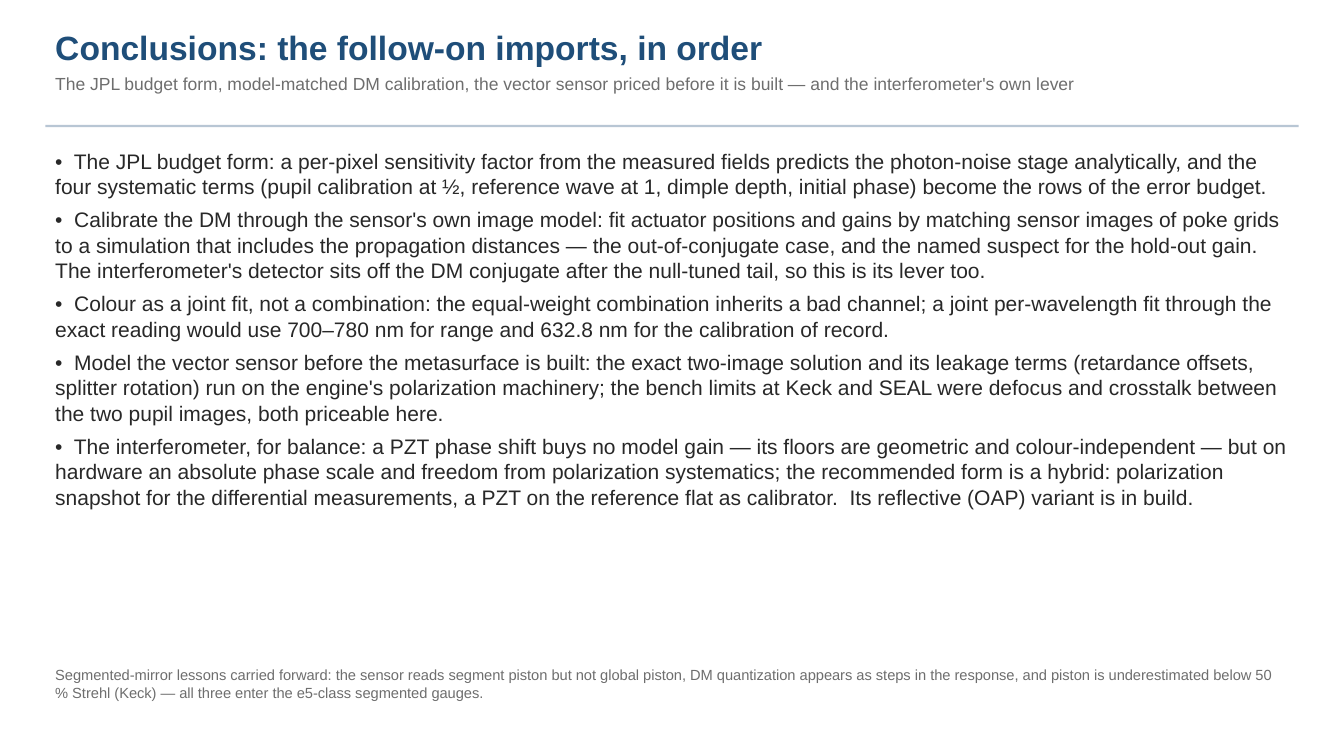
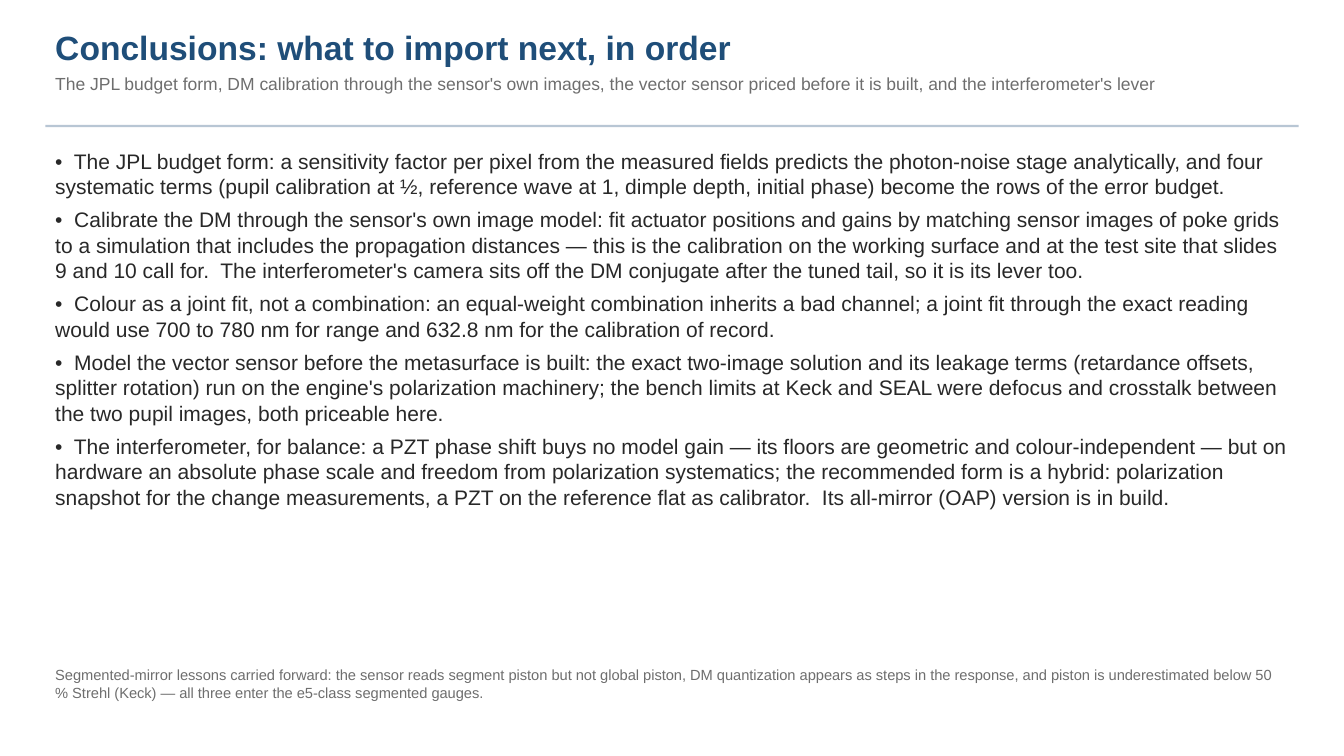
Before and after one commit to nasa-jpl/macos, a slide deck: slide 18 of demo_session/deck_zwfs.pptx (slide 17 before the commit). Drawn at 1344x756 pixels with LibreOffice and Linux fonts; fonts in the diff are those of the drawing. Boxes give left, top, right and bottom in pixels: in the first picture for what was removed or moved away, otherwise in the second. Text is boxed around its words. In the diff, an @@ line names an element or a change of style, - is before the commit and + after.

Commit message:
deck_zwfs fold 3b (Dave's review): plain-words pass on every slide; scoring definitions slide (gain/floor/SNR/working surface/state); range slide states accuracy after calibration and whether calibration can absorb the gain change; photons per state defined; slide refs = pptx numbers

```diff
--- a/demo_session/deck_zwfs.pptx
+++ b/demo_session/deck_zwfs.pptx
@@ text at (x1=55, y1=35, x2=1155, y2=94): text changed @@
-Conclusions: the follow-on imports, in order
-The JPL budget form, model-matched DM calibration, the vector sensor priced before it is built — and the interferometer's own lever
+Conclusions: what to import next, in order
+The JPL budget form, DM calibration through the sensor's own images, the vector sensor priced before it is built, and the interferometer's lever
@@ text at (x1=55, y1=153, x2=1279, y2=341): text changed @@
-• The JPL budget form: a per-pixel sensitivity factor from the measured fields predicts the photon-noise stage analytically, and the four systematic terms (pupil calibration at ½, reference wave at 1, dimple depth, initial phase) become the rows of the error budget.
-• Calibrate the DM through the sensor's own image model: fit actuator positions and gains by matching sensor images of poke grids to a simulation that includes the propagation distances — the out-of-conjugate case, and the named suspect for the hold-out gain. The interferometer's detector sits off the DM conjugate after the null-tuned tail, so this is its lever too.
-• Colour as a joint fit, not a combination: the equal-weight combination inherits a bad channel; a joint per-wavelength fit through the exact reading would use 700–780 nm for range and 632.8 nm for the calibration of record.
+• The JPL budget form: a sensitivity factor per pixel from the measured fields predicts the photon-noise stage analytically, and four systematic terms (pupil calibration at ½, reference wave at 1, dimple depth, initial phase) become the rows of the error budget.
+• Calibrate the DM through the sensor's own image model: fit actuator positions and gains by matching sensor images of poke grids to a simulation that includes the propagation distances — this is the calibration on the working surface and at the test site that slides 9 and 10 call for. The interferometer's camera sits off the DM conjugate after the tuned tail, so it is its lever too.
+• Colour as a joint fit, not a combination: an equal-weight combination inherits a bad channel; a joint fit through the exact reading would use 700 to 780 nm for range and 632.8 nm for the calibration of record.
@@ text at (x1=55, y1=438, x2=1286, y2=509): text changed @@
-• The interferometer, for balance: a PZT phase shift buys no model gain — its floors are geometric and colour-independent — but on hardware an absolute phase scale and freedom from polarization systematics; the recommended form is a hybrid: polarization snapshot for the differential measurements, a PZT on the reference flat as calibrator. Its reflective (OAP) variant is in build.
+• The interferometer, for balance: a PZT phase shift buys no model gain — its floors are geometric and colour-independent — but on hardware an absolute phase scale and freedom from polarization systematics; the recommended form is a hybrid: polarization snapshot for the change measurements, a PZT on the reference flat as calibrator. Its all-mirror (OAP) version is in build.
```
Also in this commit, not shown: 18 other slides changed, 1 slide added, 1 other file.
